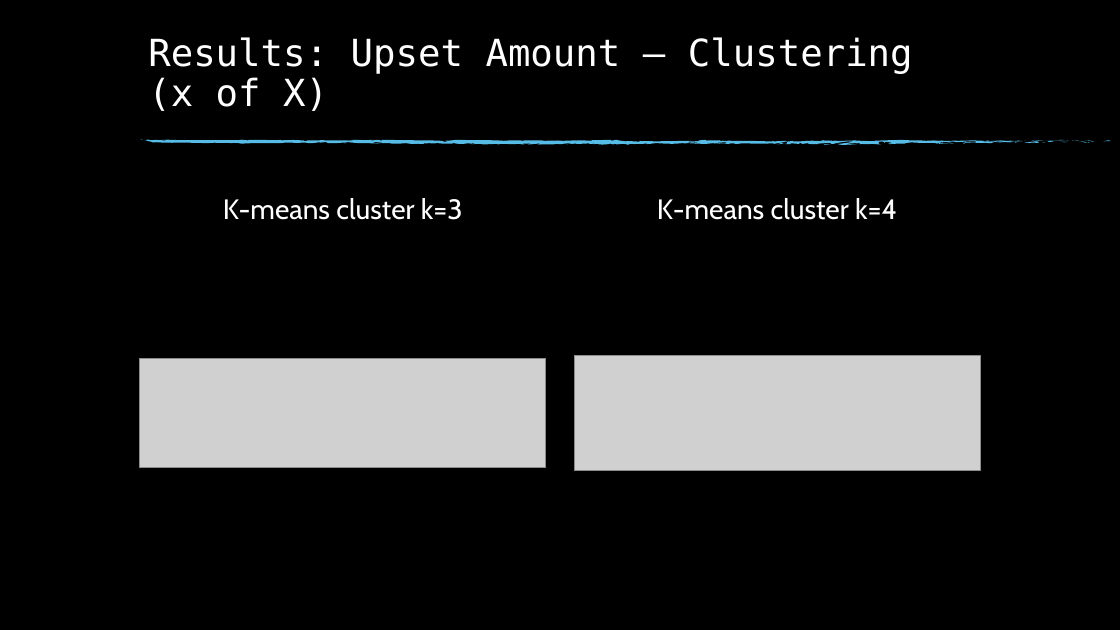
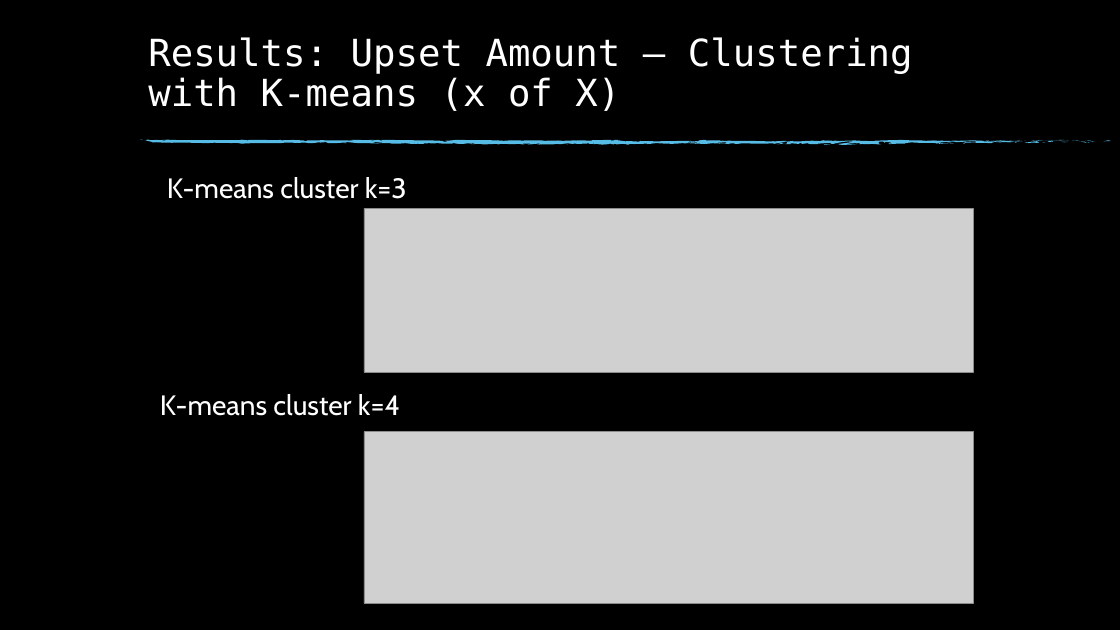
Before and after one commit to msnyde8/Graduate_Project-Upset_Potential, a slide deck: slide 19 of Upset Potential in the NFL.pptx (slide 20 before the commit). Drawn at 1120x630 pixels with LibreOffice and Linux fonts; fonts in the diff are those of the drawing; grey boxes stand for pictures; background and template pictures are left out. Boxes give left, top, right and bottom in pixels: in the first picture for what was removed or moved away, otherwise in the second. Text is boxed around its words. In the diff, an @@ line names an element or a change of style, - is before the commit and + after.

```diff
--- a/Upset Potential in the NFL.pptx
+++ b/Upset Potential in the NFL.pptx
@@ title at box(148, 37, 913, 111): text changed @@
-Results: Upset Amount – Clustering (x of X)
+Results: Upset Amount – Clustering with K-means (x of X)
@@ text "K-means cluster k=3": place and size @@
-text "K-means cluster k=3" at box(223, 198, 463, 220)
+text "K-means cluster k=3" at box(167, 177, 407, 199)
@@ picture: place and size @@
-picture at box(139, 359, 545, 468)
+picture at box(364, 208, 973, 372)
@@ text "K-means cluster k=4": place and size @@
-text "K-means cluster k=4" at box(657, 198, 897, 220)
+text "K-means cluster k=4" at box(160, 394, 400, 416)
@@ picture: place and size @@
-picture at box(575, 355, 981, 470)
+picture at box(364, 432, 973, 604)
```
Also in this commit, not shown: 16 other slides changed, 2 other files.
